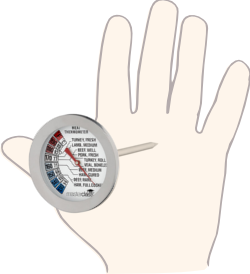
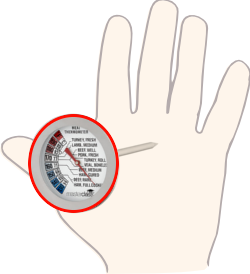
Layer changes from the first (250, 274) image to the second:
added layer "Layer" above "thermometer.jpg" over box(28, 114, 119, 213)
